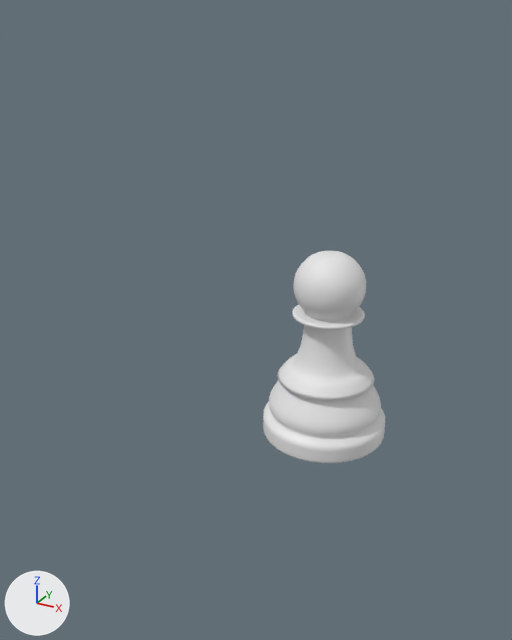
One commit to the Blender file Chess.blend: the scene before it, then after it.
Rendered twice from a 50 mm camera at (3.79, -9.15, 6.25) aimed at (-0.19, -1.93, 2.63). Every picture has the same lights, and +X, +Y and +Z are marked at lower left.
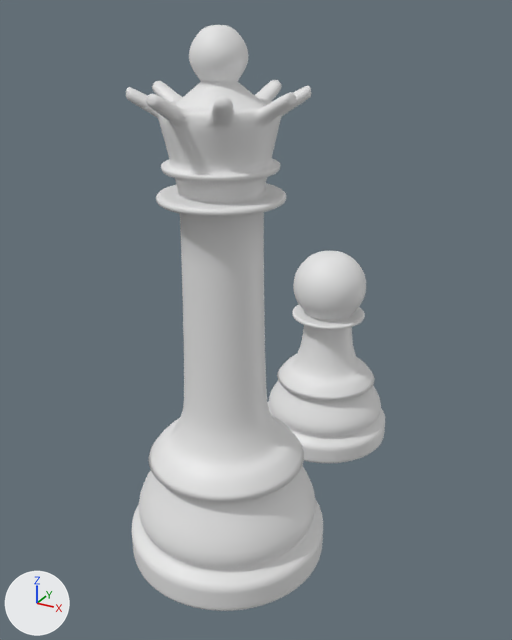
The newer file is also turned or shifted as a whole; pictures and numbers use the older file's frame.

Location of each change, [x1, y1, x2, y2] in pixels of the pictures (512 x 640 px):
```json
{"object": "Cylinder.001", "change": "added", "after": [126, 25, 323, 611]}
```

Scene script edits in JSON lines:
```json
{"op": "add", "block": "me_cylinder_001", "code": ["me_cylinder_001 = bpy.data.meshes.new('Cylinder.001')", "me_cylinder_001.from_pydata(...)  # 496 vertices, 482 faces; spans x -1.23..1.23, y -1.23..1.23, z 0.01..6.11", "me_cylinder_001.polygons.foreach_set('use_smooth', [True] * 482)"]}
{"op": "add", "block": "ob_cylinder_001", "code": ["ob_cylinder_001 = bpy.data.objects.new('Cylinder.001', me_cylinder_001)", "ob_cylinder_001.location = (0.0, -3.0, 0.0)", "_m = ob_cylinder_001.modifiers.new('Subdivision', 'SUBSURF')", "_m.levels = 3"]}
```
